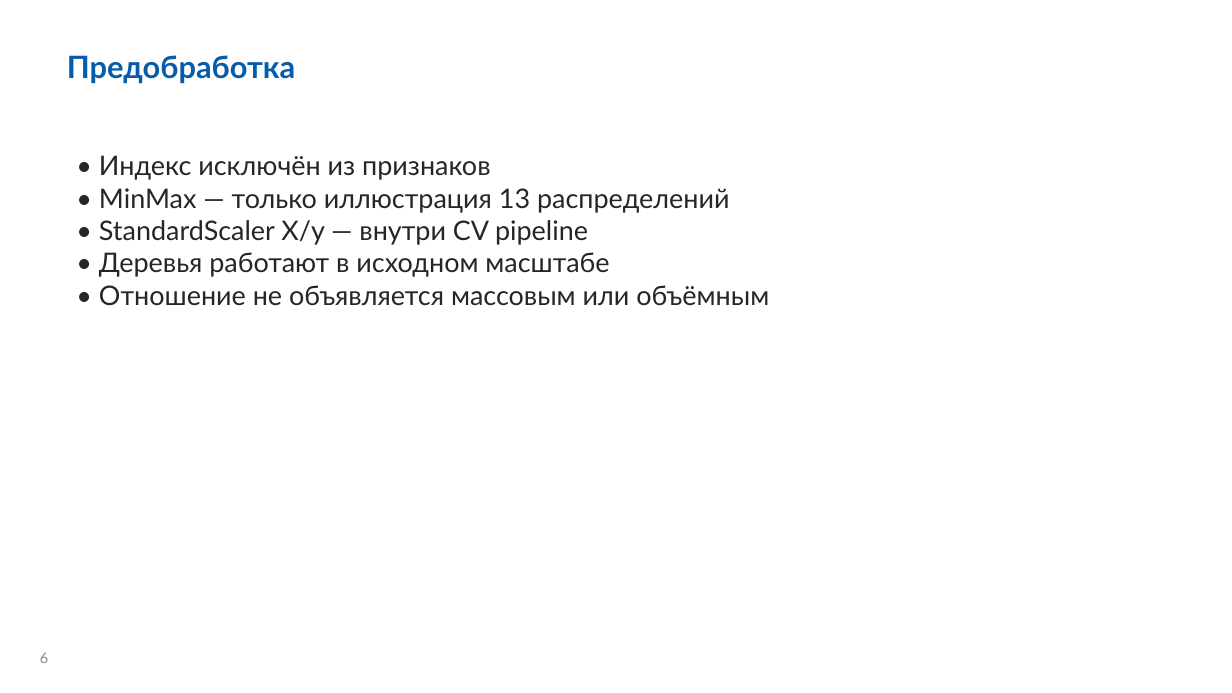
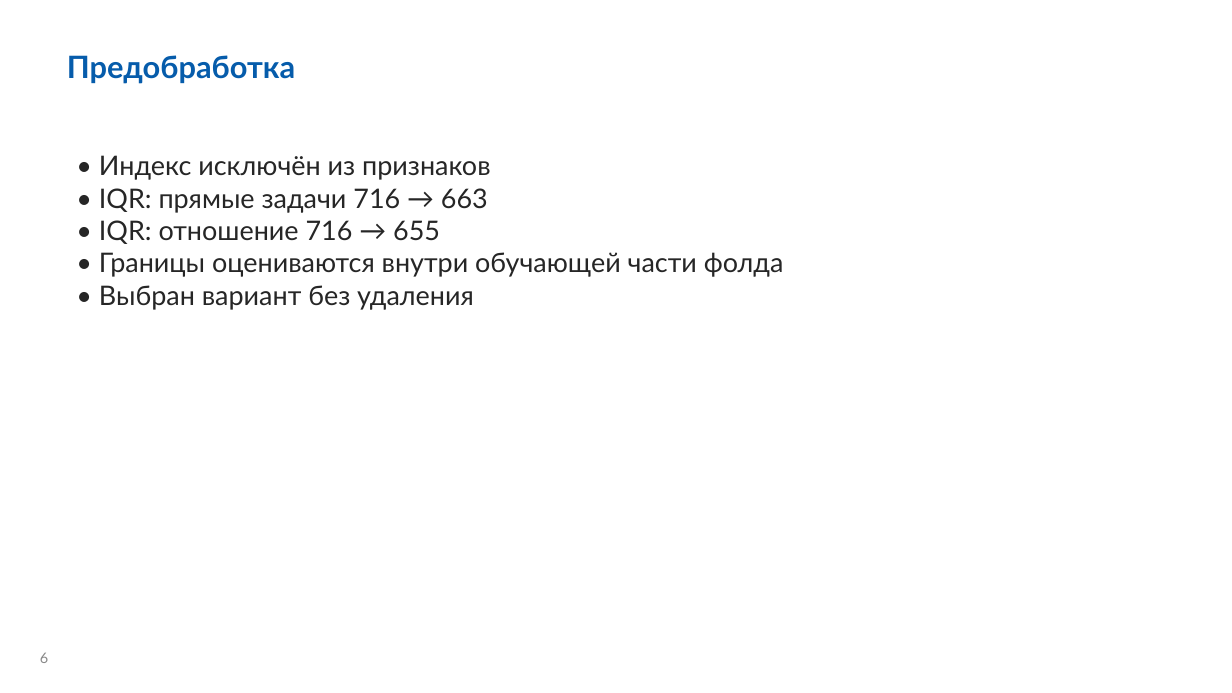
Before and after one commit to fpvcstep/composites-property-prediction, a slide deck: slide 6 of presentation/defense.pptx. Drawn at 1232x693 pixels with LibreOffice and Linux fonts; fonts in the diff are those of the drawing; background and template pictures are left out. Boxes give left, top, right and bottom in pixels: in the first picture for what was removed or moved away, otherwise in the second. Text is boxed around its words. In the diff, an @@ line names an element or a change of style, - is before the commit and + after.

```diff
--- a/presentation/defense.pptx
+++ b/presentation/defense.pptx
@@ text at box(99, 188, 784, 310): text changed @@
-• MinMax — только иллюстрация 13 распределений
-• StandardScaler X/y — внутри CV pipeline
-• Деревья работают в исходном масштабе
-• Отношение не объявляется массовым или объёмным
+• IQR: прямые задачи 716 → 663
+• IQR: отношение 716 → 655
+• Границы оцениваются внутри обучающей части фолда
+• Выбран вариант без удаления
```
Also in this commit, not shown: 11 other slides changed, 16 other files.
